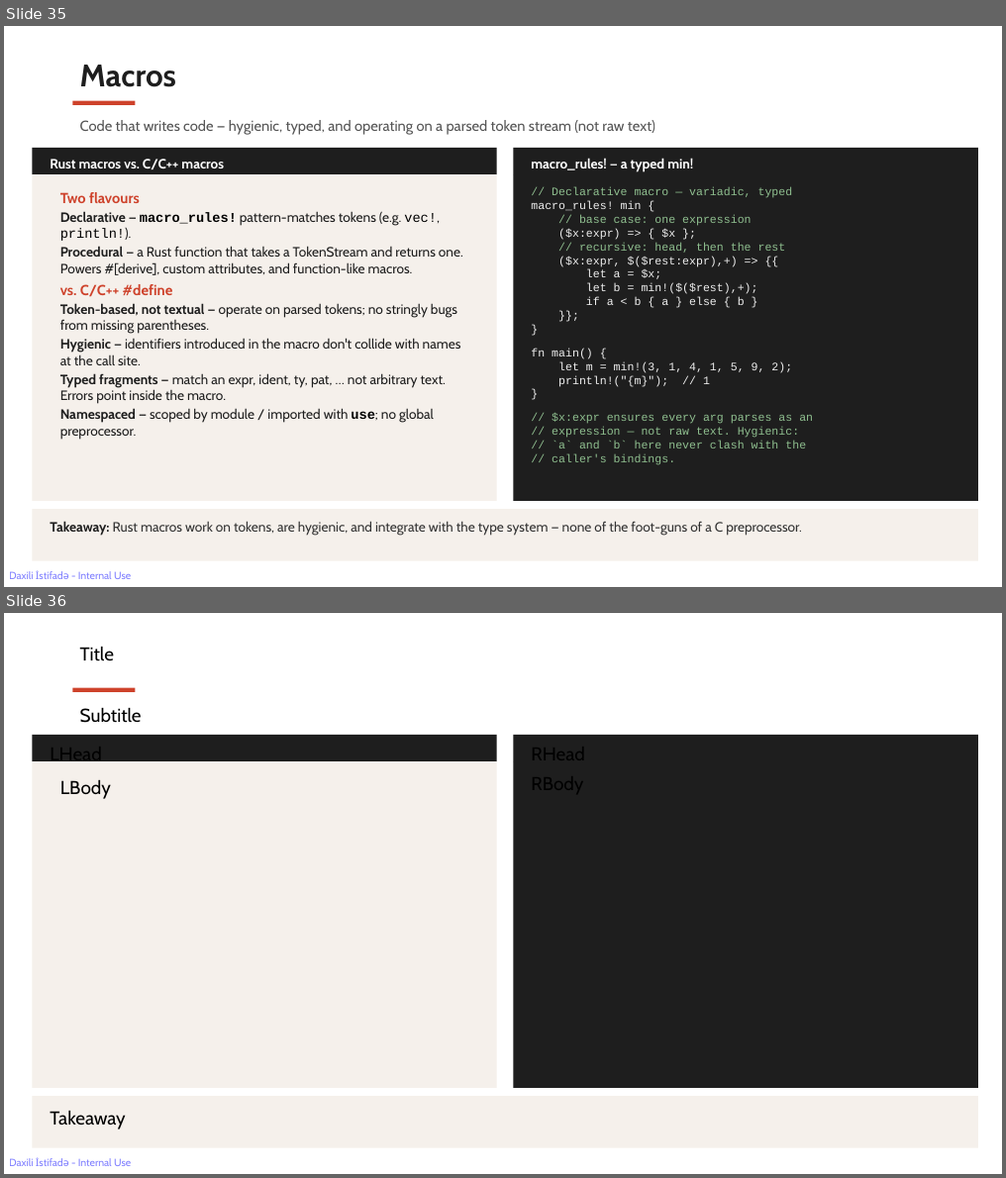
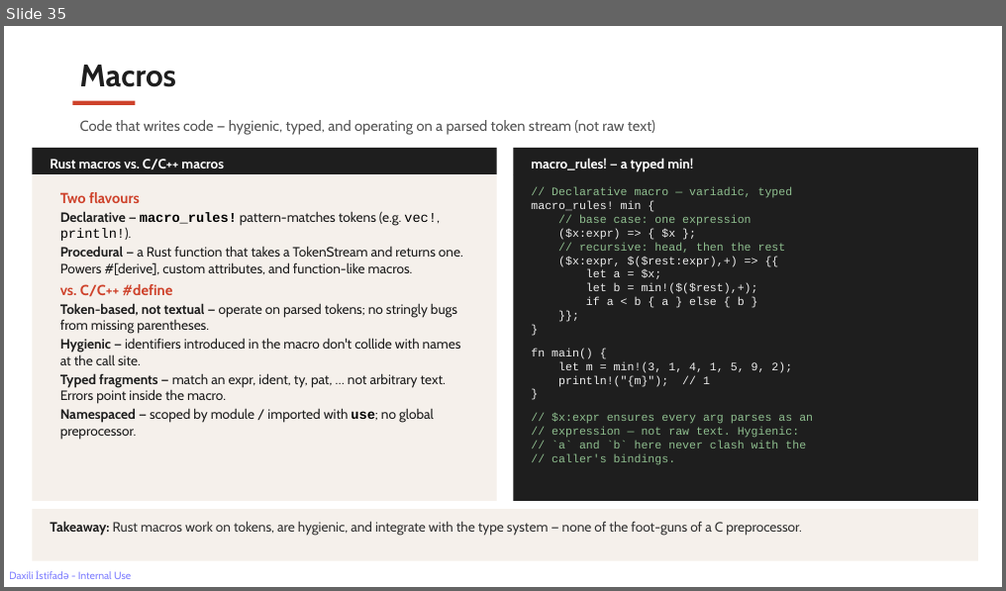
Before and after one commit to rahimahmedov/rust_vs_cpp, a slide deck: rust_friday_session.pptx. Shown one above the other, each under a label of ours: slides 35 and 36 before the commit, slide 35 after it. The pictures are 1006x1178 and 1006x591 pixels, drawn with LibreOffice and Linux fonts; fonts in the diff are those of the drawing. Boxes give left, top, right and bottom in pixels: in the first picture for what was removed or moved away, otherwise in the second. Text is boxed around its words. In the diff, an @@ line names an element or a change of style, - is before the commit and + after.

```diff
--- a/rust_friday_session.pptx
+++ b/rust_friday_session.pptx
@@ slide 36 removed at bbox=[4, 613, 1002, 1174], background #FFFFFF; not listed: 1 template element that a slide beside it also shows @@
@@ text removed at bbox=[80, 646, 114, 662] @@
-Title
@@ rectangle removed at bbox=[73, 688, 135, 692] @@
@@ text removed at bbox=[80, 707, 142, 723] @@
-Subtitle
@@ rectangle removed at bbox=[33, 735, 497, 761] @@
@@ rectangle removed at bbox=[514, 735, 979, 761] @@
@@ rectangle removed at bbox=[33, 761, 497, 1088] @@
@@ text removed at bbox=[50, 761, 102, 765] @@
-LHead
@@ text removed at bbox=[60, 779, 111, 799] @@
-LBody
@@ rectangle removed at bbox=[514, 761, 979, 1088] @@
@@ rectangle removed at bbox=[33, 1096, 979, 1149] @@
@@ text removed at bbox=[50, 1110, 125, 1130] @@
-Takeaway
```
Also in this commit, not shown: 2 slides added.
